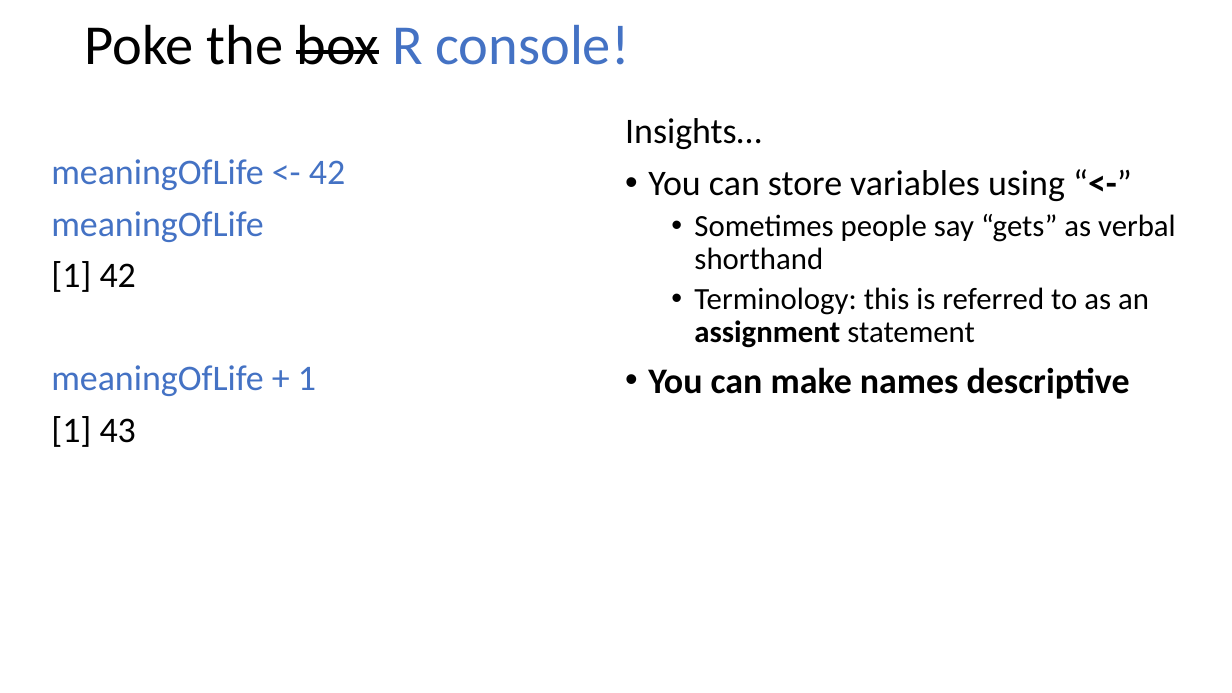
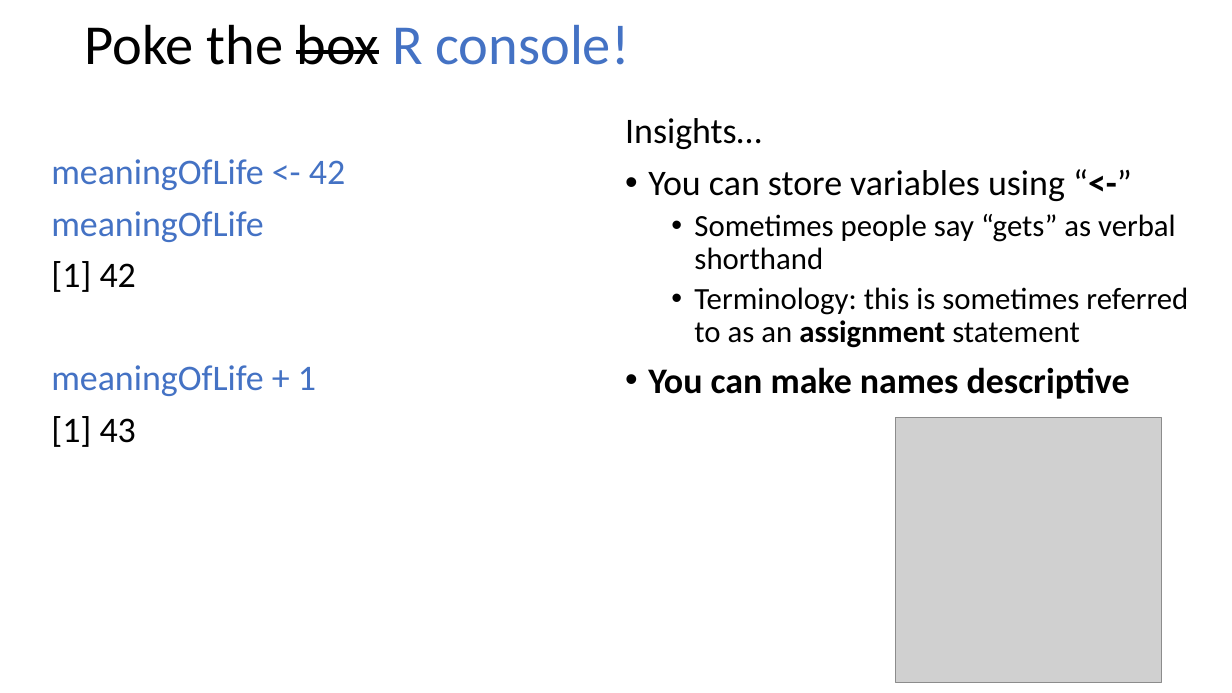
Before and after one commit to ADFG-DSF/ADFG_R_Intro_Workshop_2025, a slide deck: slide 8 of presentations/3 - Programming Basics 1 - Poke the Box.pptx. Drawn at 1232x693 pixels with LibreOffice and Linux fonts; fonts in the diff are those of the drawing; grey boxes stand for pictures. Boxes give left, top, right and bottom in pixels: in the first picture for what was removed or moved away, otherwise in the second. Text is boxed around its words. In the diff, an @@ line names an element or a change of style, - is before the commit and + after.

```diff
--- a/presentations/3 - Programming Basics 1 - Poke the Box.pptx
+++ b/presentations/3 - Programming Basics 1 - Poke the Box.pptx
@@ text at (x1=694, y1=287, x2=1188, y2=348): text changed @@
-  • Terminology: this is referred to as an assignment statement
+  • Terminology: this is sometimes referred to as an assignment statement
@@ picture added at (x1=897, y1=418, x2=1162, y2=683) @@
```
Also in this commit, not shown: 4 other slides changed, 1 other file.
